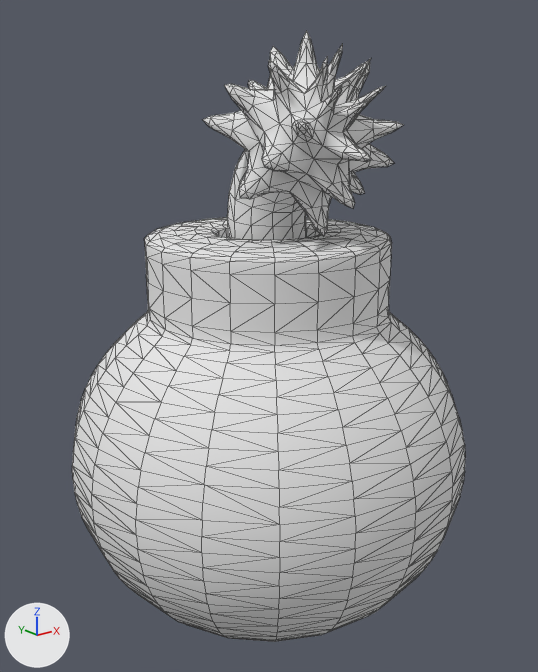
Two versions of the OBJ model models/bomb.obj, one commit apart.
Before and after are seen from a 50 mm camera at (-3.75, -4.67, 4.4) aimed at (0.0, 0.01, 2.53). The axes (+X, +Y, +Z) are drawn at lower left. The lights are the same throughout. Mesh edges are drawn as thin lines. Where no turn or scale is listed for an object, it has been applied to the vertices.

The scene before the commit, as lines of its bpy script (objects in view):
```python
me_bomb = bpy.data.meshes.new('bomb')
me_bomb.from_pydata(...)  # 1462 vertices, 2864 faces; spans x -1.7..1.65, y -1.68..1.67, z 0.0..4.88
me_bomb.materials.append(mat_lambert2sg)  # white #e7e7e7
ob_bomb = bpy.data.objects.new('bomb', me_bomb)
ob_bomb.location = (0.0, 0.0, 0.0)
```
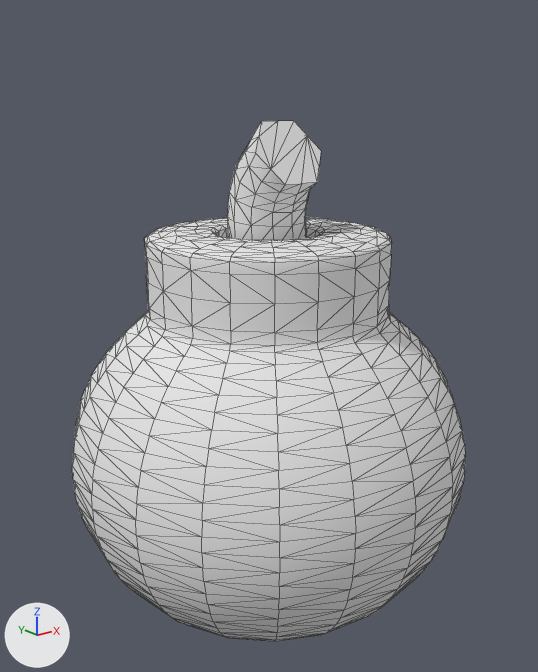
What changed in the scene script:
```text
Change me_bomb:
    where me_bomb.from_pydata(...)  # 1462 vertices, 2864 faces; spans x -1.7..1.65, y -1.68..1.67, z 0.0..4.88
    used by ob_bomb; location = (0.0, 0.0, 0.0)
    me_bomb part 1: the loose piece of 457 vertices spanning x -0.7..0.53, y -1.18..0.14, z 3.49..4.88 is deleted
```

Boxes [x1, y1, x2, y2] around the edits, measured in the pictures (538 x 672 px):
'bomb', reshaped (15% shorter)
    before: [72, 30, 465, 642]
    after: [72, 121, 465, 642]
part 1 of me_bomb, deleted
    before: [203, 30, 404, 236]
